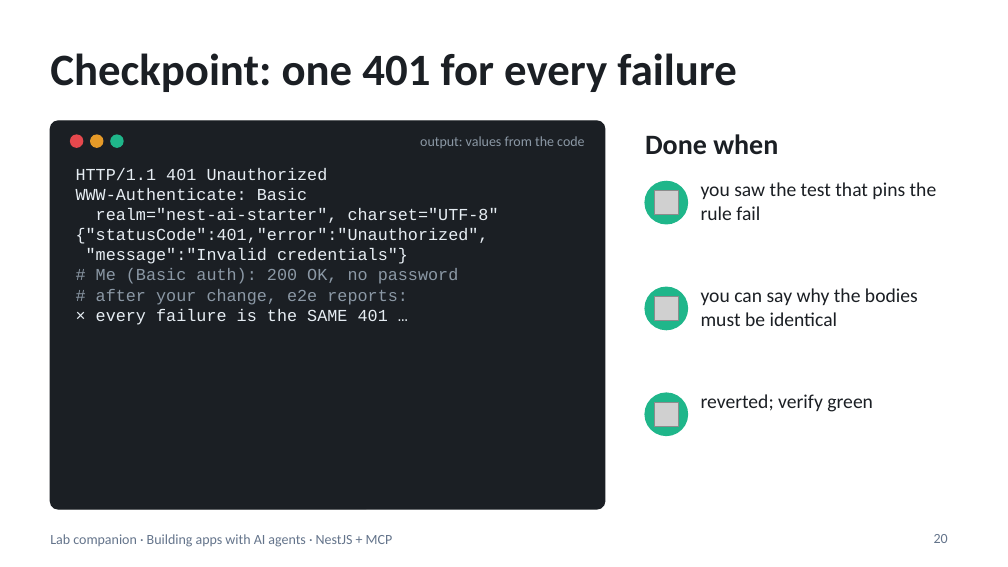
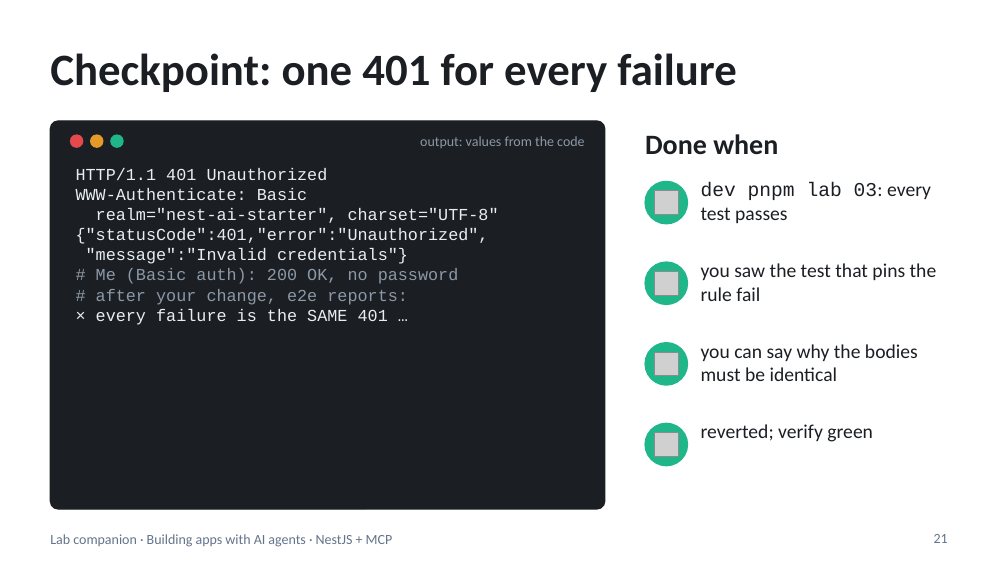
Before and after one commit to blazaga/ai-training-modules, a slide deck: slide 21 of docs/ai-agent-training/slides/lab-companion.pptx (slide 20 before the commit). Drawn at 1008x567 pixels with LibreOffice and Linux fonts; fonts in the diff are those of the drawing; grey boxes stand for pictures. Boxes give left, top, right and bottom in pixels: in the first picture for what was removed or moved away, otherwise in the second. Text is boxed around its words. In the diff, an @@ line names an element or a change of style, - is before the commit and + after.

```diff
--- a/docs/ai-agent-training/slides/lab-companion.pptx
+++ b/docs/ai-agent-training/slides/lab-companion.pptx
@@ text added at (701, 183, 931, 223), 14 pt, text #1B1F24 @@
+dev pnpm lab 03: every test passes
@@ ellipse: place and size @@
-ellipse at (645, 287, 687, 330)
+ellipse at (645, 262, 687, 304)
@@ text "you saw the test that ...": place and size @@
-text "you saw the test that ..." at (701, 182, 937, 220)
+text "you saw the test that ..." at (701, 263, 937, 301)
@@ picture: place and size @@
-picture at (654, 296, 678, 321)
+picture at (654, 271, 678, 295)
@@ ellipse: place and size @@
-ellipse at (645, 393, 687, 435)
+ellipse at (645, 343, 687, 385)
@@ picture: place and size @@
-picture at (654, 402, 678, 426)
+picture at (654, 352, 678, 376)
@@ text "you can say why the ...": place and size @@
-text "you can say why the ..." at (701, 288, 918, 326)
+text "you can say why the ..." at (701, 344, 918, 381)
@@ text "reverted; verify green": place and size @@
-text "reverted; verify green" at (701, 394, 873, 412)
+text "reverted; verify green" at (701, 424, 873, 442)
@@ ellipse added at (645, 423, 687, 466), fill #1FB68A, outline #1FB68A 1 pt @@
@@ picture added at (654, 432, 678, 457) @@
@@ page number at (934, 534, 948, 543): text changed @@
-20
+21
```
Also in this commit, not shown: 14 other slides changed, 1 slide added, 36 other files.
